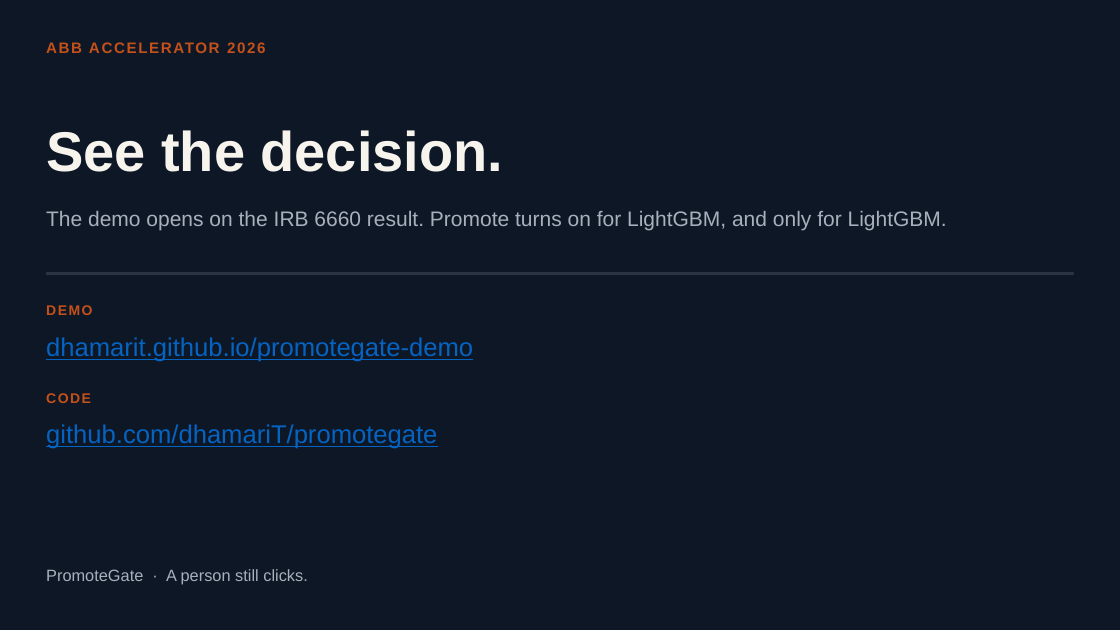
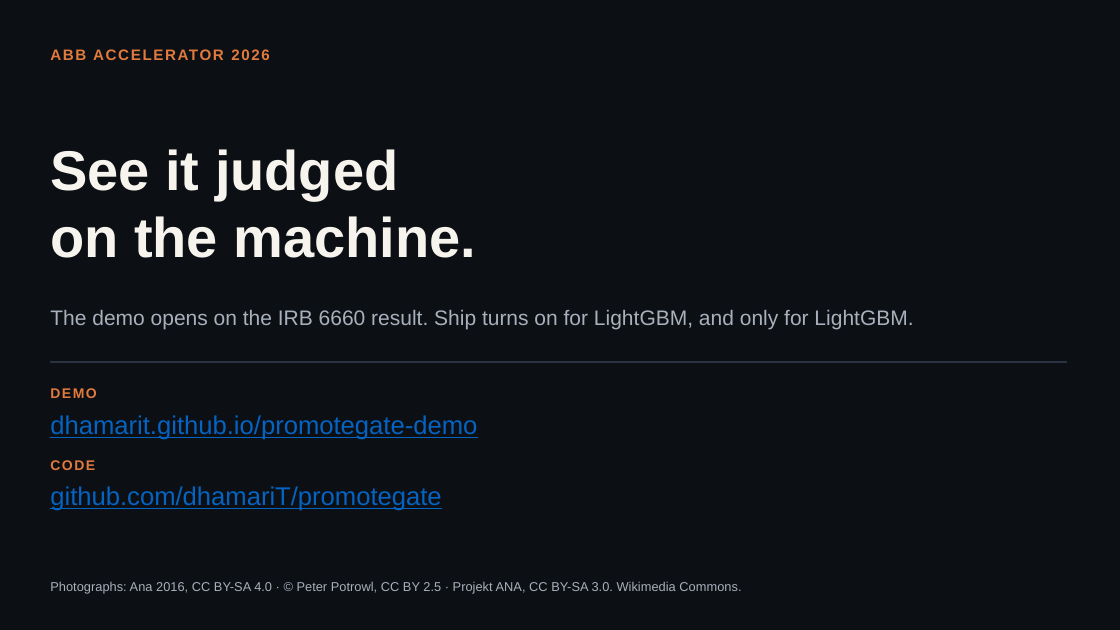
Before and after one commit to dhamariT/promotegate, a slide deck: slide 9 of pitch/PromoteGate-ABB-Accelerator.pptx (slide 11 before the commit). Drawn at 1120x630 pixels with LibreOffice and Linux fonts; fonts in the diff are those of the drawing. Boxes give left, top, right and bottom in pixels: in the first picture for what was removed or moved away, otherwise in the second. Text is boxed around its words. In the diff, an @@ line names an element or a change of style, - is before the commit and + after.

```diff
--- a/pitch/PromoteGate-ABB-Accelerator.pptx
+++ b/pitch/PromoteGate-ABB-Accelerator.pptx
@@ background #0E1726 to #0C0F14 @@
@@ text "ABB ACCELERATOR 2026": place and size @@
-text "ABB ACCELERATOR 2026" at bbox=[46, 35, 718, 59]
+text "ABB ACCELERATOR 2026" at bbox=[50, 42, 723, 67]
@@ text at bbox=[50, 149, 476, 258]: text changed @@
-See the decision.
+See it judged
+on the machine.
@@ text at bbox=[50, 310, 913, 330]: text changed @@
-The demo opens on the IRB 6660 result. Promote turns on for LightGBM, and only for LightGBM.
+The demo opens on the IRB 6660 result. Ship turns on for LightGBM, and only for LightGBM.
@@ text colour #C4501A to #E07A3D in 3 elements at bbox=[50, 42, 723, 67], bbox=[50, 460, 95, 470], bbox=[50, 388, 96, 398] @@
@@ text "DEMO": place and size @@
-text "DEMO" at bbox=[46, 305, 92, 315]
+text "DEMO" at bbox=[50, 388, 96, 398]
@@ rectangle: place and size @@
-rectangle at bbox=[46, 273, 1074, 274]
+rectangle at bbox=[50, 361, 1067, 362]
@@ text "dhamarit.github.io/promotegate-demo": place and size @@
-text "dhamarit.github.io/promotegate-demo" at bbox=[46, 337, 473, 362]
+text "dhamarit.github.io/promotegate-demo" at bbox=[50, 415, 477, 440]
@@ text "github.com/dhamariT/promotegate": place and size @@
-text "github.com/dhamariT/promotegate" at bbox=[46, 424, 437, 449]
+text "github.com/dhamariT/promotegate" at bbox=[50, 486, 441, 511]
@@ text "CODE": place and size @@
-text "CODE" at bbox=[46, 393, 91, 403]
+text "CODE" at bbox=[50, 460, 95, 470]
@@ text removed at bbox=[46, 569, 308, 585] @@
-PromoteGate · A person still clicks.
@@ text added at bbox=[50, 582, 741, 594], 11 pt, text #A8B0BC @@
+Photographs: Ana 2016, CC BY-SA 4.0 · © Peter Potrowl, CC BY 2.5 · Projekt ANA, CC BY-SA 3.0. Wikimedia Commons.
```
Also in this commit, not shown: 2 other slides changed, 6 slides added, 8 slides removed, 5 other files.
